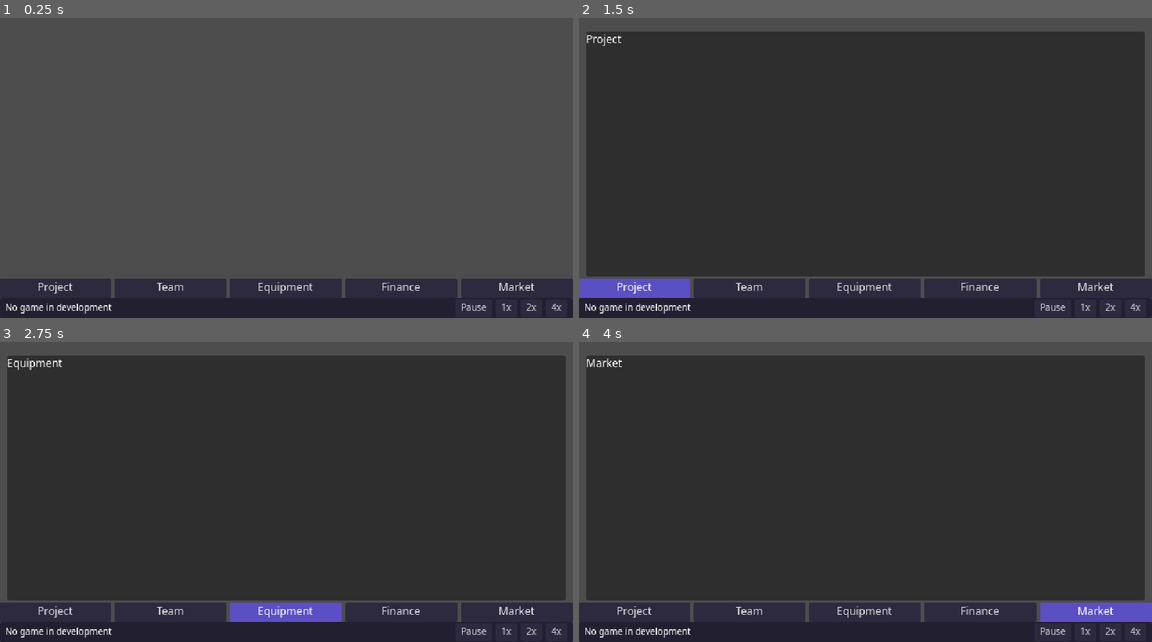
Above: before the commit, frames 1-4 (two rows, left to right).
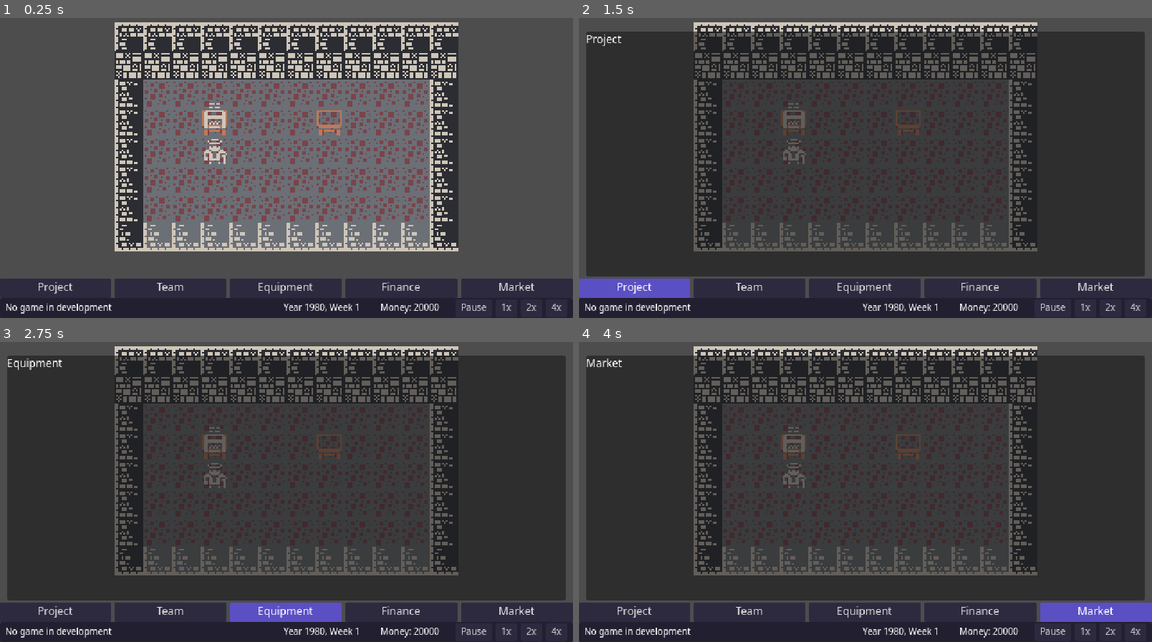
Above: after the commit, the same moments.

Repository: taehero/game-dev
Game: Godot game, scene res://src/ui/main.tscn
The game is run twice, just before and just after one commit, with the same random seed, the same clock (stepped at 60 frames per second) and the same inputs.
Inputs:
- Up to frame 1 (0.25 s): no input
- Up to frame 2 (1.5 s): click "Team" at 0.5 s; click "Project" at 1.25 s
- Up to frame 3 (2.75 s): click "Equipment" at 2 s
- Up to frame 4 (4 s): click "Finance" at 2.75 s; click "Market" at 3.5 s

The runs differ from the first frame. In frame 1, 46% of the frame differs, in the area x 20-80%, y 1-99%; in frame 2, 9.4%; in frame 3, 9.4%; in frame 4, 9.4%.

Commit message:
feat(ui): drive office scene and bubbles from game events
Co-Authored-By: Claude Sonnet 5.5 <noreply@anthropic.com>
Claude-Session: https://claude.ai/code/session_01QkPsYJvzy78q1MSpcH3Lqu

Diff:
--- a/data/offices/office_garage.tres
+++ b/data/offices/office_garage.tres
@@ -10,5 +10,5 @@
 rent_per_month = 0
 electricity_base = 20
 moving_cost = 0
-scene_path = ""
+scene_path = "res://src/ui/office/rooms/garage_room.tscn"
 desk_positions = Array[Vector2i]([Vector2i(3, 3), Vector2i(7, 3)])
--- a/data/offices/office_small.tres
+++ b/data/offices/office_small.tres
@@ -10,5 +10,5 @@
 rent_per_month = 400
 electricity_base = 40
 moving_cost = 1500
-scene_path = ""
+scene_path = "res://src/ui/office/rooms/small_office_room.tscn"
 desk_positions = Array[Vector2i]([Vector2i(3, 3), Vector2i(7, 3), Vector2i(11, 3), Vector2i(3, 6), Vector2i(7, 6)])
--- a/src/core/state_queries.gd
+++ b/src/core/state_queries.gd
@@ -40,9 +40,6 @@
 	if project.phase != Project.Phase.PRODUCTION and project.phase != Project.Phase.POLISH:
 		return StaffPose.IDLE
 	return StaffPose.CRUNCHING if project.crunch else StaffPose.WORKING
-
-
-const STAGE_COUNT: int = 3
 
 
 ## Ruling 7: the player company's lowest-id project in PRODUCTION or POLISH, else -1.
--- a/src/ui/debug_hud.gd
+++ b/src/ui/debug_hud.gd
@@ -22,6 +22,7 @@
 	%Hire.text = tr("ui.hud.hire")
 	%Save.text = tr("ui.hud.save")
 	%Load.text = tr("ui.hud.load")
+	%TestProject.text = tr("ui.debug.test_project")
 	%Pause.pressed.connect(_on_speed.bind(0))
 	%Speed1x.pressed.connect(_on_speed.bind(1))
 	%Speed2x.pressed.connect(_on_speed.bind(2))
@@ -29,6 +30,7 @@
 	%Hire.pressed.connect(_on_hire)
 	%Save.pressed.connect(_on_save)
 	%Load.pressed.connect(_on_load)
+	%TestProject.pressed.connect(_on_test_project)
 	EventBus.week_ticked.connect(_on_refresh_event)
 	EventBus.money_changed.connect(_on_refresh_event)
 	EventBus.staff_hired.connect(_on_refresh_event)
@@ -87,3 +89,13 @@
 		_refresh()
 	else:
 		_message.text = tr(String(r.error_key))
+
+
+## Debug only: the first game of the M2a acceptance scenario, for checking work bubbles by hand.
+func _on_test_project() -> void:
+	var st: GameState = GameRunner.session.state
+	var cmd: StartProjectCommand = StartProjectCommand.game(
+		StateQueries.player_company_id(st), "Star Run", &"size_small", &"platform_nova8",
+		&"topic_space", &"genre_action", -1, &"lic_engine_homebrew", [] as Array[StringName])
+	var r: CommandResult = GameRunner.submit(cmd)
+	_message.text = "" if r.ok else tr(String(r.reason_key))
--- a/src/ui/debug_hud.tscn
+++ b/src/ui/debug_hud.tscn
@@ -7,6 +7,7 @@
 anchors_preset = 15
 anchor_right = 1.0
 anchor_bottom = 1.0
+mouse_filter = 2
 script = ExtResource("1")
 
 [node name="Box" type="VBoxContainer" parent="."]
@@ -65,3 +66,7 @@
 [node name="Load" type="Button" parent="Box/Actions"]
 unique_name_in_owner = true
 layout_mode = 2
+
+[node name="TestProject" type="Button" parent="Box/Actions"]
+unique_name_in_owner = true
+layout_mode = 2
--- a/src/ui/hud/status_bar.gd
+++ b/src/ui/hud/status_bar.gd
@@ -4,22 +4,26 @@
 ## Reads state only through StateQueries and re-reads GameRunner.session on every event.
 
 const BAR_HEIGHT: int = 22
-const TITLE_MIN_WIDTH: int = 120
+const TITLE_MIN_WIDTH: int = 60
+const DATE_MIN_WIDTH: int = 104
+const MONEY_MIN_WIDTH: int = 80
 
 const EVENT_SIGNALS: Array[StringName] = [
-	&"week_ticked", &"money_changed", &"project_changed", &"project_phase_changed",
+	&"week_ticked", &"money_changed", &"project_changed", &"project_phase_changed", &"game_loaded",
 ]
 
 
 func _ready() -> void:
 	custom_minimum_size.y = BAR_HEIGHT
-	for node_name: String in ["Title", "Stage", "Points", "Bugs", "Hype", "Date", "Money"]:
+	for node_name: String in ["Title", "Date", "Money"]:
 		var label: Label = get_node("%" + node_name)
 		label.clip_text = true
 		label.text_overrun_behavior = TextServer.OVERRUN_TRIM_ELLIPSIS
 	var title: Label = %Title
 	title.custom_minimum_size.x = TITLE_MIN_WIDTH
 	title.size_flags_horizontal = Control.SIZE_EXPAND_FILL
+	%Date.custom_minimum_size.x = DATE_MIN_WIDTH
+	%Money.custom_minimum_size.x = MONEY_MIN_WIDTH
 	%Pause.text = tr("ui.hud.pause")
 	%Speed1x.text = tr("ui.hud.speed").format({"speed": 1})
 	%Speed2x.text = tr("ui.hud.speed").format({"speed": 2})
@@ -54,7 +58,7 @@
 		return
 	%Title.text = String(info["title"])
 	%Stage.text = tr("ui.status.stage").format({
-		"stage": info["stage"], "count": StateQueries.STAGE_COUNT, "progress": info["progress"],
+		"stage": info["stage"], "count": GameRules.stage_count(view.projects[pid]), "progress": info["progress"],
 	})
 	%Points.text = tr("ui.status.points").format({
 		"design": info["design"], "tech": info["tech"], "art": info["art"], "audio": info["audio"],
--- a/src/ui/hud/status_bar.tscn
+++ b/src/ui/hud/status_bar.tscn
@@ -22,29 +22,21 @@
 unique_name_in_owner = true
 layout_mode = 2
 theme_type_variation = &"LabelSmall"
-clip_text = true
-text_overrun_behavior = 3
 
 [node name="Points" type="Label" parent="Row"]
 unique_name_in_owner = true
 layout_mode = 2
 theme_type_variation = &"LabelSmall"
-clip_text = true
-text_overrun_behavior = 3
 
 [node name="Bugs" type="Label" parent="Row"]
 unique_name_in_owner = true
 layout_mode = 2
 theme_type_variation = &"LabelSmall"
-clip_text = true
-text_overrun_behavior = 3
 
 [node name="Hype" type="Label" parent="Row"]
 unique_name_in_owner = true
 layout_mode = 2
 theme_type_variation = &"LabelSmall"
-clip_text = true
-text_overrun_behavior = 3
 
 [node name="Date" type="Label" parent="Row"]
 unique_name_in_owner = true
--- a/src/ui/hud/tab_bar_shell.gd
+++ b/src/ui/hud/tab_bar_shell.gd
@@ -24,6 +24,14 @@
 		add_child(btn)
 
 
+func _notification(what: int) -> void:
+	if what == NOTIFICATION_TRANSLATION_CHANGED:
+		for id: StringName in TABS:
+			var btn: Button = get_node_or_null("Tab_%s" % id) as Button
+			if btn != null:
+				btn.text = tr("ui.tab.%s" % id)
+
+
 func open_tab() -> StringName:
 	for id: StringName in TABS:
 		var btn: Button = get_node_or_null("Tab_%s" % id) as Button
--- a/src/ui/main.gd
+++ b/src/ui/main.gd
@@ -1,6 +1,7 @@
 extends Control
 
 const OFFICE_SCALE: int = 2
+const OFFICE_SCENE: PackedScene = preload("res://src/ui/office/office_scene.tscn")
 const OFFICE_AREA := Rect2i(0, 0, 640, 316)
 
 
@@ -12,8 +13,35 @@
 	GameRunner.start_new_game(int(Time.get_unix_time_from_system()), tr("ui.default_studio_name"))
 
 
+var _office: OfficeScene
+
+
 func _ready() -> void:
 	(get_node("TabBarShell") as TabBarShell).tab_changed.connect(_on_tab_changed)
+	_office = OFFICE_SCENE.instantiate() as OfficeScene
+	_office.scale = Vector2(OFFICE_SCALE, OFFICE_SCALE)
+	get_node("OfficeSlot").add_child(_office)
+	var content: Array = _office_content()
+	var offices: Dictionary[StringName, OfficeDef] = content[0]
+	var equipment: Dictionary[StringName, EquipmentDef] = content[1]
+	_office.configure(offices, equipment)
+	_office.room_changed.connect(_centre_office)
+	if GameRunner.session != null:
+		_office.refresh(GameRunner.session.state, GameRunner.session.tuning)
+	_centre_office()
+
+
+## Ruling 5: the only place the UI reads ContentDB.active().
+func _office_content() -> Array:
+	var db: ContentDB = ContentDB.active()
+	return [db.offices, db.equipment]
+
+
+func _centre_office() -> void:
+	var room: OfficeRoom = _office.room()
+	if room == null:
+		return
+	_office.position = Vector2(office_origin(room.pixel_size()))
 
 
 func toggle_debug_hud() -> void:
--- a/src/ui/office/office_scene.gd
+++ b/src/ui/office/office_scene.gd
@@ -6,6 +6,13 @@
 const DESK_SCENE: PackedScene = preload("res://src/ui/office/desk_sprite.tscn")
 const STAFF_SCENE: PackedScene = preload("res://src/ui/office/staff_sprite.tscn")
 const BUBBLE_OFFSET: Vector2 = Vector2(0, -12)
+
+const REFRESH_SIGNALS: Array[StringName] = [
+	&"week_ticked", &"staff_hired", &"staff_resigned", &"staff_fired", &"equipment_changed",
+	&"project_changed", &"project_phase_changed", &"game_loaded",
+]
+
+signal room_changed
 
 var _offices: Dictionary[StringName, OfficeDef] = {}
 var _equipment_defs: Dictionary[StringName, EquipmentDef] = {}
@@ -20,6 +27,24 @@
 @onready var _bubbles: BubbleLayer = $Bubbles
 
 
+func _ready() -> void:
+	EventBus.points_gained.connect(_on_points_gained)
+	EventBus.bug_found.connect(_on_bug_found)
+	for sig_name: StringName in REFRESH_SIGNALS:
+		Signal(EventBus, sig_name).connect(_on_refresh_event)
+
+
+func _exit_tree() -> void:
+	if EventBus.points_gained.is_connected(_on_points_gained):
+		EventBus.points_gained.disconnect(_on_points_gained)
+	if EventBus.bug_found.is_connected(_on_bug_found):
+		EventBus.bug_found.disconnect(_on_bug_found)
+	for sig_name: StringName in REFRESH_SIGNALS:
+		var sig: Signal = Signal(EventBus, sig_name)
+		if sig.is_connected(_on_refresh_event):
+			sig.disconnect(_on_refresh_event)
+
+
 func configure(offices: Dictionary[StringName, OfficeDef], equipment_defs: Dictionary[StringName, EquipmentDef]) -> void:
 	_offices = offices
 	_equipment_defs = equipment_defs
@@ -30,6 +55,7 @@
 	var office_id: StringName = StateQueries.player_office_id(state)
 	if office_id != _office_id:
 		_rebuild_room(office_id)
+		room_changed.emit()
 	if _room == null:
 		return
 	var views: Array[SeatView] = StateQueries.seat_views(state, _offices[office_id], _equipment_defs, t)
@@ -62,10 +88,24 @@
 	return _bubbles.spawn(sprite.position + BUBBLE_OFFSET, kind) != null
 
 
+func _on_refresh_event(_payload: Dictionary) -> void:
+	if GameRunner.session == null:
+		return
+	refresh(GameRunner.session.state, GameRunner.session.tuning)
+
+
+func _on_points_gained(payload: Dictionary) -> void:
+	spawn_bubble(int(payload.get("staff_id", -1)), StringName(payload.get("type", &"")))
+
+
+func _on_bug_found(payload: Dictionary) -> void:
+	spawn_bubble(int(payload.get("staff_id", -1)), &"bug")
+
+
 func _rebuild_room(office_id: StringName) -> void:
 	_office_id = office_id
 	_clear()
-	if not _offices.has(office_id):
+	if not _offices.has(office_id) or _offices[office_id].scene_path.is_empty():
 		push_warning("OfficeScene: unknown office '%s'" % office_id)
 		return
 	var packed: PackedScene = load(_offices[office_id].scene_path) as PackedScene
--- a/tests/unit/test_debug_hud.gd
+++ b/tests/unit/test_debug_hud.gd
@@ -78,3 +78,12 @@
 	var st: GameState = GameRunner.session.state
 	assert_eq(StateQueries.player_company_id(st), st.player_company_id)
 	assert_gt(StateQueries.player_company_id(st), 0)
+
+func test_test_project_button_starts_game_project() -> void:
+	Fixtures.use_real_content()
+	GameRunner.start_new_game(1, "T")
+	var hud: Control = _make_hud()
+	hud.get_node("%TestProject").pressed.emit()
+	var st: GameState = GameRunner.session.state
+	assert_ne(StateQueries.active_project_id(st), -1)
+	ContentDB.use(Fixtures.content())
--- a/tests/unit/test_main_scene.gd
+++ b/tests/unit/test_main_scene.gd
@@ -1,4 +1,12 @@
 extends GutTest
+
+
+func before_all() -> void:
+	Fixtures.use_real_content()
+
+
+func after_all() -> void:
+	ContentDB.use(Fixtures.content())
 
 
 func after_each() -> void:
@@ -49,3 +57,75 @@
 	var st: GameState = GameRunner.session.state
 	assert_eq(m.get_node("StatusBar").get_node("%Date").text,
 		StateQueries.date_text(st, GameRunner.session.tuning))
+
+
+func test_office_mounted_and_centred() -> void:
+	var m := _main()
+	var office: OfficeScene = m.get_node("OfficeSlot").get_child(0) as OfficeScene
+	assert_not_null(office)
+	assert_not_null(office.room())
+	assert_eq(office.scale, Vector2(2, 2))
+	assert_eq(office.position, Vector2(load("res://src/ui/main.gd").office_origin(office.room().pixel_size())))
+
+
+func test_office_recentres_when_room_changes() -> void:
+	var m := _main()
+	var office: OfficeScene = m.get_node("OfficeSlot").get_child(0) as OfficeScene
+	var st: GameState = GameRunner.session.state
+	st.companies[st.player_company_id].office_id = &"office_small"
+	EventBus.dispatch(&"project_changed", {})
+	assert_eq(office.room().size_tiles, Vector2i(18, 9))
+	assert_eq(office.position, Vector2(load("res://src/ui/main.gd").office_origin(office.room().pixel_size())))
+
+
+func test_office_data_desks_lie_on_room_floor() -> void:
+	var files: Array[String] = []
+	for f: String in DirAccess.get_files_at("res://data/offices"):
+		if f.ends_with(".tres"):
+			files.append("res://data/offices/" + f)
+	assert_gt(files.size(), 0)
+	for path: String in files:
+		var def: OfficeDef = load(path) as OfficeDef
+		assert_not_null(def, path)
+		var room: OfficeRoom = (load(def.scene_path) as PackedScene).instantiate() as OfficeRoom
+		add_child_autofree(room)
+		assert_eq(def.desk_positions.size(), def.seats, path)
+		for cell: Vector2i in def.desk_positions:
+			assert_true(room.is_floor(cell), "%s desk %s" % [path, cell])
+			assert_true(room.is_floor(cell + Vector2i(0, 1)), "%s chair %s" % [path, cell])
+
+
+func test_second_press_on_open_tab_closes_panel() -> void:
+	var m := _main()
+	var btn: Button = m.get_node("TabBarShell/Tab_market")
+	btn.button_pressed = true
+	assert_eq((m.get_node("PanelHost") as PanelHost).current_tab(), &"market")
+	btn.button_pressed = false
+	assert_eq((m.get_node("PanelHost") as PanelHost).current_tab(), &"")
+	assert_false((m.get_node("PanelHost") as PanelHost).visible)
+
+
+func test_debug_hud_does_not_block_clicks() -> void:
+	var m := _main()
+	assert_eq((m.get_node("DebugLayer/DebugHud") as Control).mouse_filter, Control.MOUSE_FILTER_IGNORE)
+
+
+func test_status_bar_date_money_visible_at_launch() -> void:
+	var m := _main()
+	await wait_process_frames(2)
+	var bar: Control = m.get_node("StatusBar")
+	for n: String in ["Date", "Money"]:
+		var label: Label = bar.get_node("%" + n)
+		assert_false(label.text.is_empty(), n)
+		assert_gt(label.size.x, 30.0, n)
+		assert_lte(label.get_global_rect().end.x, 640.0, n)
+
+
+func test_status_bar_refreshes_after_game_loaded() -> void:
+	var m := _main()
+	var fresh: GameState = GameState.new_game(5, "Other", GameRunner.session.tuning)
+	fresh.week = 60
+	GameRunner.session = GameSession.new(fresh, GameRunner.session.tuning)
+	EventBus.dispatch(&"game_loaded", {})
+	assert_eq(m.get_node("StatusBar").get_node("%Date").text,
+		StateQueries.date_text(fresh, GameRunner.session.tuning))
--- a/tests/unit/test_office_scene.gd
+++ b/tests/unit/test_office_scene.gd
@@ -7,6 +7,14 @@
 	var sc: OfficeScene = add_child_autofree(SCENE.instantiate()) as OfficeScene
 	sc.configure(OfficeFixtures.offices(), OfficeFixtures.equipment_defs())
 	return sc
+
+
+func after_each() -> void:
+	GameRunner.session = null
+
+
+func _session(s: GameState) -> void:
+	GameRunner.session = GameSession.new(s, Fixtures.tuning())
 
 
 func _state() -> GameState:
@@ -106,3 +114,72 @@
 	assert_true(sc.spawn_bubble(s.owner.staff_id, &"design"))
 	assert_false(sc.spawn_bubble(loose, &"design"))
 	assert_false(sc.spawn_bubble(-1, &"design"))
+
+
+func test_points_gained_spawns_bubble_at_staff() -> void:
+	var sc := _scene()
+	var s := _state()
+	_session(s)
+	sc.refresh(s, Fixtures.tuning())
+	EventBus.dispatch(&"points_gained", {"staff_id": s.owner.staff_id, "type": &"design", "amount": 3})
+	var layer: BubbleLayer = sc.get_node("Bubbles")
+	assert_eq(layer.live_count(), 1)
+	assert_eq((layer.get_child(0) as Bubble).kind, &"design")
+
+
+func test_bug_found_spawns_bug_bubble() -> void:
+	var sc := _scene()
+	var s := _state()
+	_session(s)
+	sc.refresh(s, Fixtures.tuning())
+	EventBus.dispatch(&"bug_found", {"staff_id": s.owner.staff_id})
+	var layer: BubbleLayer = sc.get_node("Bubbles")
+	assert_eq(layer.live_count(), 1)
+	assert_eq((layer.get_child(0) as Bubble).kind, &"bug")
+
+
+func test_event_for_unshown_staff_spawns_nothing() -> void:
+	var sc := _scene()
+	var s := _state()
+	_session(s)
+	var loose: int = Fixtures.add_staff(s, {})
+	var other: int = Fixtures.add_staff(s, {"company_id": 999})
+	var gone: int = Fixtures.add_worker(s, {})
+	sc.refresh(s, Fixtures.tuning())
+	Removal.remove_staff(s, gone)
+	sc.refresh(s, Fixtures.tuning())
+	var layer: BubbleLayer = sc.get_node("Bubbles")
+	for sid: int in [loose, other, gone, 987654]:
+		EventBus.dispatch(&"points_gained", {"staff_id": sid, "type": &"tech", "amount": 1})
+		EventBus.dispatch(&"bug_found", {"staff_id": sid})
+	EventBus.dispatch(&"points_gained", {})
+	EventBus.dispatch(&"bug_found", {})
+	assert_eq(layer.live_count(), 0)
+	await wait_process_frames(1)
+
+
+func test_game_loaded_rebuilds_from_new_session() -> void:
+	var sc := _scene()
+	var old: GameState = _state()
+	_session(old)
+	sc.refresh(old, Fixtures.tuning())
+	var old_owner: int = old.owner.staff_id
+	assert_not_null(sc.staff_sprite(old_owner))
+	var fresh: GameState = Fixtures.new_state(2)
+	OfficeFixtures.set_office(fresh, &"office_garage")
+	var other: int = Fixtures.add_worker(fresh, {"seat_index": 1})
+	_session(fresh)
+	EventBus.dispatch(&"game_loaded", {})
+	assert_not_null(sc.staff_sprite(other))
+	await wait_process_frames(1)
+	assert_eq(sc.get_node("Staff").get_child_count(), 2)
+
+
+func test_empty_scene_path_is_unknown_office() -> void:
+	var sc := _scene()
+	var offices: Dictionary[StringName, OfficeDef] = OfficeFixtures.offices()
+	offices[&"office_garage"].scene_path = ""
+	sc.configure(offices, OfficeFixtures.equipment_defs())
+	sc.refresh(_state(), Fixtures.tuning())
+	assert_null(sc.room())
+	assert_eq(sc.desk_count(), 0)
--- a/tests/unit/test_status_bar.gd
+++ b/tests/unit/test_status_bar.gd
@@ -120,3 +120,19 @@
 	var st: GameState = _st()
 	assert_eq(bar.get_node("%Date").text, StateQueries.date_text(st, GameRunner.session.tuning))
 	assert_eq(bar.get_node("%Money").text, tr("ui.hud.money").format({"money": StateQueries.player_money(st)}))
+
+
+func test_stage_count_comes_from_game_rules() -> void:
+	Fixtures.add_project(_st(), {"kind": Project.Kind.ENGINE, "phase": Project.Phase.PRODUCTION})
+	var bar: StatusBar = _bar()
+	_refresh(bar)
+	assert_string_contains(bar.get_node("%Stage").text, "1/1")
+
+
+func test_refreshes_on_game_loaded() -> void:
+	var bar: StatusBar = _bar()
+	var fresh: GameState = Fixtures.new_state(2)
+	Fixtures.add_project(fresh, {"title": "Loaded"})
+	GameRunner.session = GameSession.new(fresh, Fixtures.tuning())
+	EventBus.dispatch(&"game_loaded", {})
+	assert_eq(bar.get_node("%Title").text, "Loaded")
--- a/tests/unit/test_tab_bar.gd
+++ b/tests/unit/test_tab_bar.gd
@@ -77,3 +77,13 @@
 	host.hide_panel()
 	assert_false(host.visible)
 	assert_eq(host.current_tab(), &"")
+
+
+func test_labels_refresh_on_translation_change() -> void:
+	var bar: TabBarShell = _bar()
+	var saved: String = TranslationServer.get_locale()
+	TranslationServer.set_locale("th")
+	bar.notification(NOTIFICATION_TRANSLATION_CHANGED)
+	assert_eq(_tab(bar, &"team").text, tr("ui.tab.team"))
+	assert_ne(_tab(bar, &"team").text, "Team")
+	TranslationServer.set_locale(saved)
